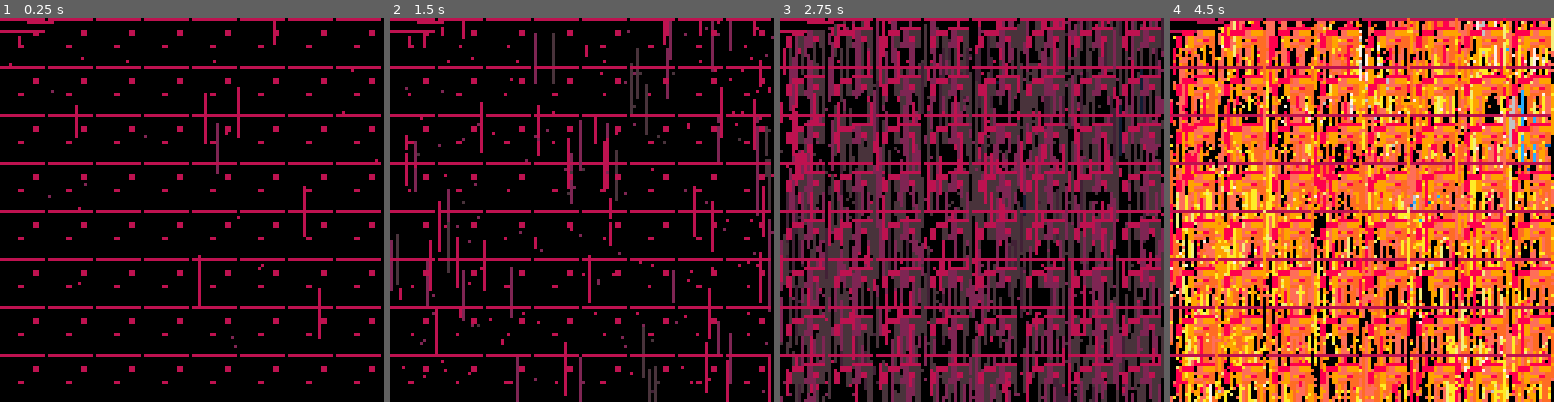
Above: before the commit, frames 1-4 (left to right).
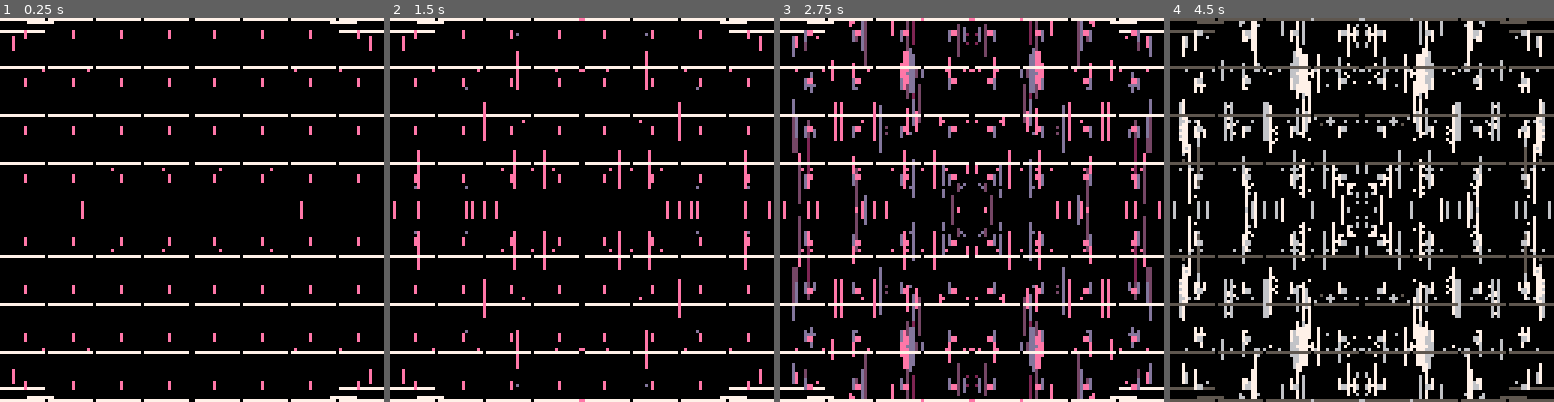
Above: after the commit, the same moments.

Repository: aebrer/pico8_carts
Game: PICO-8 cartridge aebrer_engine/master.p8
Same seed, same stepped clock (60 frames per second), same inputs: the game is played once before the commit and once after it.
Inputs (mouse positions are in pixels of both pictures, inside the frame that each line leads up to):
- Up to frame 1 (0.25 s): no input
- Up to frame 2 (1.5 s): tap X (X key) at 0.33, 1.07 s; click (670, 121) at 0.67 s; tap O (Z key) at 0.7 s; click (436, 267) at 1.22 s
- Up to frame 3 (2.75 s): hold Right 1.6-2.1 s; tap O (Z key) at 1.7, 2.1, 2.5 s; click (887, 114) at 1.77 s; tap X (X key) at 1.85 s; hold Up 2.15-2.42 s; click (952, 259) at 2.32 s; hold Right from 2.47 s (still down)
- Up to frame 4 (4.5 s): click (1404, 106) at 2.87 s; tap O (Z key) every 0.4 s from 2.9 to 4.1 s; tap X (X key) at 2.97, 4.08 s; release Right at 3.03 s; hold Left 3.08-3.58 s; click (1465, 256) at 3.42 s; hold Down 3.63-3.97 s; click (1231, 102) at 3.97 s; hold Right from 4.02 s (still down)

The runs differ from the first frame. In frame 1, 14% of the frame differs, in the area x 0-100%, y 0-100%; in frame 2, 21%; in frame 3, 78%; in frame 4, 89%.

Commit message:
actual working title Collisions

Diff:
--- a/aebrer_engine/master.p8
+++ b/aebrer_engine/master.p8
@@ -877,7 +877,7 @@
   for i=0,num_pts do
    local x=(sin(r)*(rad+(rnd(rndx))))
    local y=((cos(r)*sin(r))*(rad+(i*rnd(rndy))))
-   -- config.brush.color=x*y%15
+   --config.brush.color=x*y%15
    brush_func(x,y)
   end
  end
@@ -939,6 +942,19 @@
 add(config.sketch.methods, "sketch")
 --add(config.sketch.methods, "shred")
 add(config.sketch.methods, "crop")
+…(4 lines of a section not shown)…
+-- todo:
+-- - in the crop function, mirror sizes should change
+-- - see if you can make a labyrinth thing happen
+-- - remember to be patient and minimal
+…(5 lines of a section not shown)…
 
 
 -- overrides:
@@ -952,21 +968,21 @@
 config.brush.line_wt=0
 
 --  dither:
-config.dither.i=3
-config.dither.loops=50
+config.dither.i=rnd({3,4})
+config.dither.loops=25
 config.dither.pull=1.05
-config.dither.rectw=0
-config.dither.recth=8
-config.dither.circ_r=0
-config.dither.pxl_prob=0.575
-config.dither.fuzz_factor=4
+config.dither.rectw=rnd({0,0,0,0,1,1,1,1,2,2,2,3,3,4,5})
+config.dither.recth=rnd({5,5,5,6,6,6,7,7,7,8,8,8,8,8,8,9,9,10,11})
+config.dither.circ_r=rnd({0,0,1,1,1,2,2})
+config.dither.pxl_prob=0.96
+config.dither.fuzz_factor=0
 config.dither.rotate=0
 config.dither.cx=-64
 config.dither.cy=-64
 
 
 --  palettes/colors:
-config.colors.i = 35
+config.colors.i = flr(rnd(#config.colors.methods))+1
 
 
 -- timing
@@ -980,7 +996,7 @@
 config.effects.enable_all = true
 config.effects.noise_amt = 0
 config.effects.glitch_freq = 0
-config.effects.mirror_type = 0
+config.effects.mirror_type = 7
 
 
 -- misc
